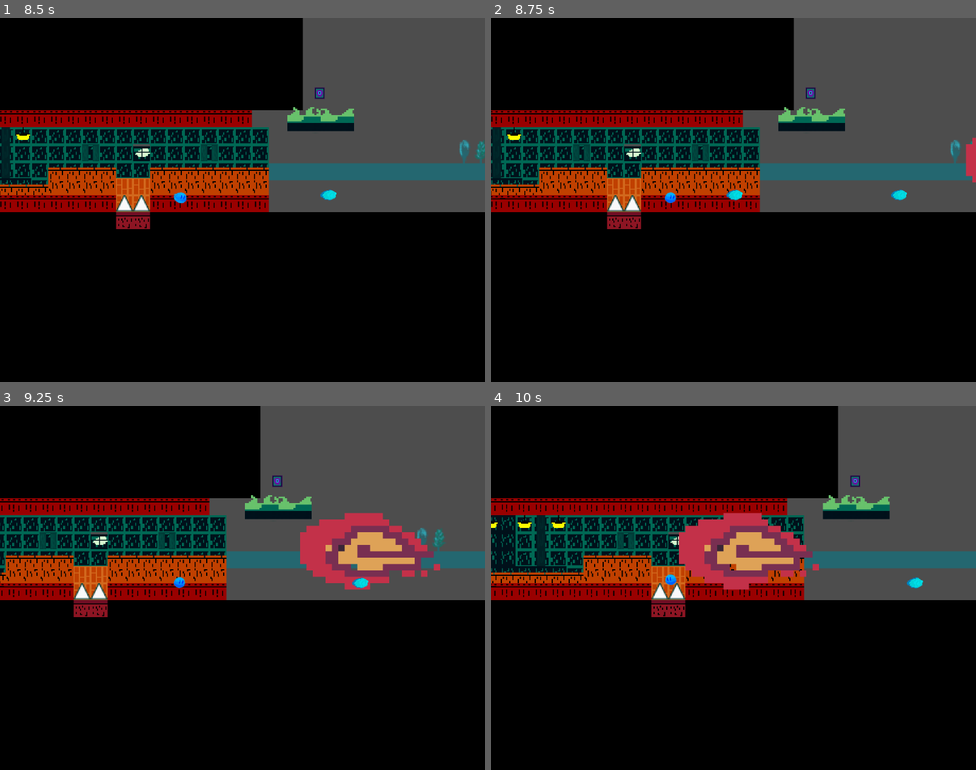
Above: before the commit, frames 1-4 (two rows, left to right).
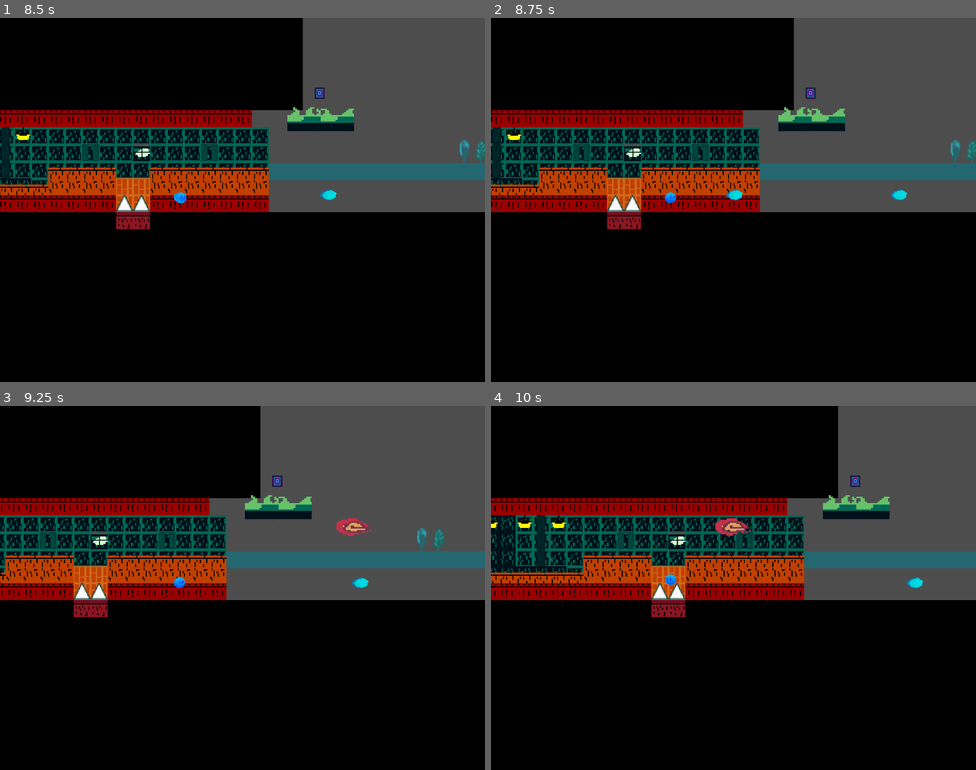
Above: after the commit, the same moments.

Repository: floriancaro/Jame-Gam-June-2024
Game: Godot game, scene res://scenes/main.tscn
The game is run twice, just before and just after one commit, with the same random seed, the same clock (stepped at 60 frames per second) and the same inputs.
Inputs:
- Up to frame 1 (8.5 s): hold M (ability) 0.53-1.28 s; hold D (move_right) 0.53-2.03 s; tap Space (jump) at 0.77, 1.52, 3.02, 3.77, 4.52, 6.02, 6.77, 7.52 s; tap M (ability) every 1.5 s from 1.35 to 7.35 s; hold A (move_left) 2.03-2.78 s; hold M (ability) 2.03-2.78 s; hold D (move_right) 2.78-4.28 s; hold M (ability) 3.53-4.28 s; hold A (move_left) 4.28-5.03 s; hold D (move_right) 5.03-5.78 s; hold M (ability) 5.03-5.78 s; hold A (move_left) 5.78-7.28 s; hold M (ability) 6.53-7.28 s; hold D (move_right) from 7.28 s (still down); hold M (ability) from 8.03 s (still down)
- Up to frame 2 (8.75 s): keep holding D (move_right); keep holding M (ability)
- Up to frame 3 (9.25 s): keep holding D (move_right); release M (ability) at 8.78 s; tap M (ability) at 8.85 s; tap Space (jump) at 9.02 s
- Up to frame 4 (10 s): release D (move_right) at 9.53 s; hold A (move_left) from 9.53 s (still down); hold M (ability) from 9.53 s (still down); tap Space (jump) at 9.77 s

Frame 1 is identical in both runs. In frame 2, 0.2% of the frame differs, in the area x 97-100%, y 32-46%; in frame 3, 3.9%; in frame 4, 4.0%, in the area x 38-68%, y 29-51%.

Commit message:
fix

Diff:
--- a/scenes/enemies/boss_projectile.tscn
+++ b/scenes/enemies/boss_projectile.tscn
@@ -68,7 +68,7 @@
 
 [sub_resource type="CapsuleShape2D" id="CapsuleShape2D_f5l56"]
 radius = 13.0
-height = 64.0
+height = 44.0
 
 [node name="BossProjectile" type="Area2D"]
 z_index = 2
@@ -77,12 +77,14 @@
 script = ExtResource("1_ok1n4")
 
 [node name="AnimatedSprite2D" type="AnimatedSprite2D" parent="."]
+position = Vector2(5.5, -18)
+scale = Vector2(0.252604, 0.229167)
 sprite_frames = SubResource("SpriteFrames_yj8tl")
 animation = &"projectile1"
-frame_progress = 0.00614029
+frame_progress = 0.996937
 
 [node name="CollisionShape2D" type="CollisionShape2D" parent="."]
-position = Vector2(7, -10)
+position = Vector2(18, -10)
 rotation = 1.5708
 shape = SubResource("CapsuleShape2D_f5l56")
 
--- a/scenes/main.tscn
+++ b/scenes/main.tscn
@@ -330,7 +330,7 @@
 unique_name_in_owner = true
 position = Vector2(-157, -86)
 SPEED = 200.0
-SPEED_DASH = 400.0
+SPEED_DASH = 300.0
 
 [node name="Camera2D" type="Camera2D" parent="Player"]
 position = Vector2(118.571, 17.1429)
